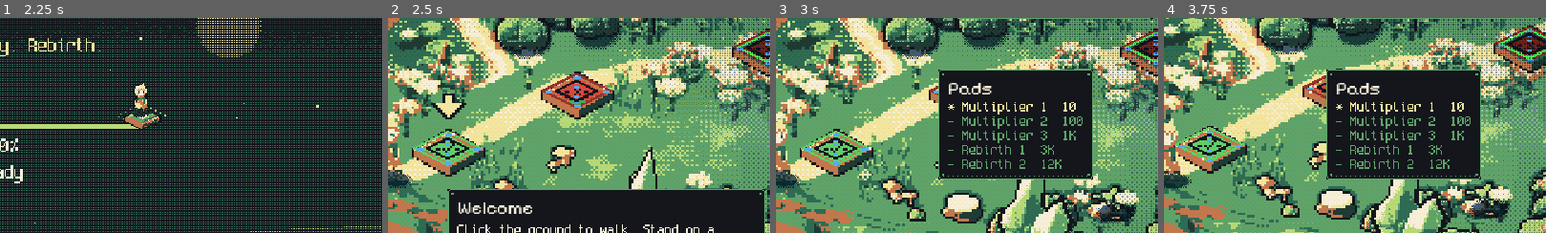
Above: before the commit, frames 1-4 (left to right).
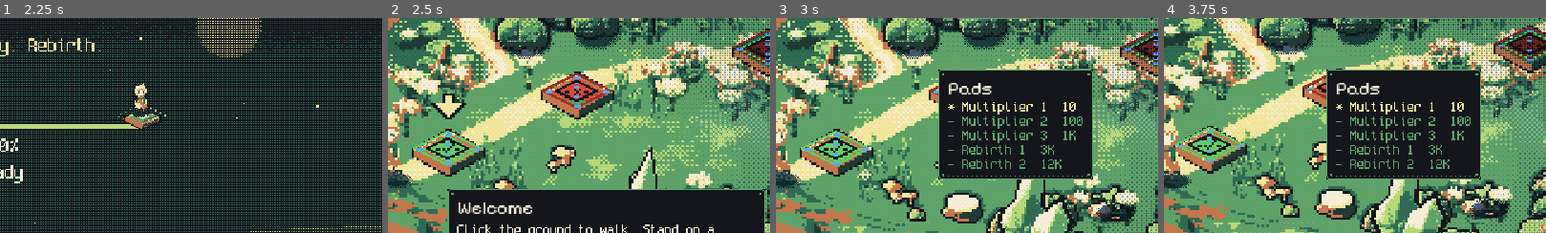
Above: after the commit, the same moments.

Repository: FreezingShock/Plinky
Game: Godot game, scene res://boot/boot.tscn
Two runs of this game, one before a commit and one after it. Both use one fixed random seed, a clock stepped at 60 frames per second and the inputs below.
Inputs (mouse positions are % of the whole screen's width and height, from its top left):
- Up to frame 1 (2.25 s): tap Enter (ui_accept) at 0.5, 0.77, 1.07 s; move the mouse to (72, 45) at 0.52 s; hold D 0.53-1.25 s; tap Space at 0.6 s; click (72, 45) at 0.67 s; drag from (30, 55) to (45, 70) at 1.27 s; move the mouse to (60, 28) at 2.02 s; hold D from 2.03 s (still down); tap 2 at 2.1 s
- Up to frame 2 (2.5 s): keep holding D
- Up to frame 3 (3 s): release D at 2.75 s; click "Skip tips" at 2.75 s
- Up to frame 4 (3.75 s): drag from (45, 70) to (20, 35) at 3.52 s
The pictures show only the part of the screen within x 50-100%, y 18-68%; the shares and areas given below are measured in that part.

Frame 1 is identical in both runs. In frame 2, 0.2% of the frame differs, in the area x 91-100%, y 6-21%; in frame 3, 0.2%; in frame 4, 0.3%, in the area x 87-100%, y 4-20%.

Commit message:
Rarity ring is dashed so Uncommon green differs from the buy-state green
Co-Authored-By: Claude Sonnet 5.5 <noreply@anthropic.com>
Claude-Session: https://claude.ai/code/session_01Pmx9dTPz6cri7VWy3YYTZV

Diff:
--- a/world/texel_pad.gd
+++ b/world/texel_pad.gd
@@ -252,7 +252,7 @@
 				draw_rect(Rect2(-w, top + dy, w * 2 + 1, 1), BUY_GREEN.darkened(0.2))
 	# Rarity frame: a second ring just inside the rim in the tier colour (Common has none). Legendary adds corner studs.
 	if rarity != null and rarity.rank > 0:
-		draw_polyline(_diamond_at(0.86, top), rarity.color, 1.0)
+		_dashed_diamond(0.86, top, rarity.color)  # dashed, so Uncommon green never reads as the buy-state green
 		if rarity.rank >= 4:
 			for c: Vector2i in [Vector2i(-hx + 4, 0), Vector2i(hx - 4, 0), Vector2i(0, -hy + 2), Vector2i(0, hy - 2)]:
 				draw_rect(Rect2(c.x, top + c.y, 1, 1), Color.WHITE)
@@ -293,6 +293,18 @@
 			draw_rect(Rect2(x - 1, top + y, 2, 1), stat_color if spine else ink)
 
 
+func _dashed_diamond(scale: float, y: int, col: Color) -> void:
+	var rx: float = HALF.x * scale
+	var ry: float = HALF.y * scale
+	for x in range(-int(rx), int(rx) + 1):
+		if x % 2 != 0:
+			continue
+		var dy: int = roundi(ry * (1.0 - absf(float(x)) / rx))
+		draw_rect(Rect2(x, y - dy, 1, 1), col)
+		if dy != 0:
+			draw_rect(Rect2(x, y + dy, 1, 1), col)
+
+
 func _diamond_at(scale: float, y: int) -> PackedVector2Array:
 	var pts: PackedVector2Array = _diamond(scale)
 	for i in pts.size():
